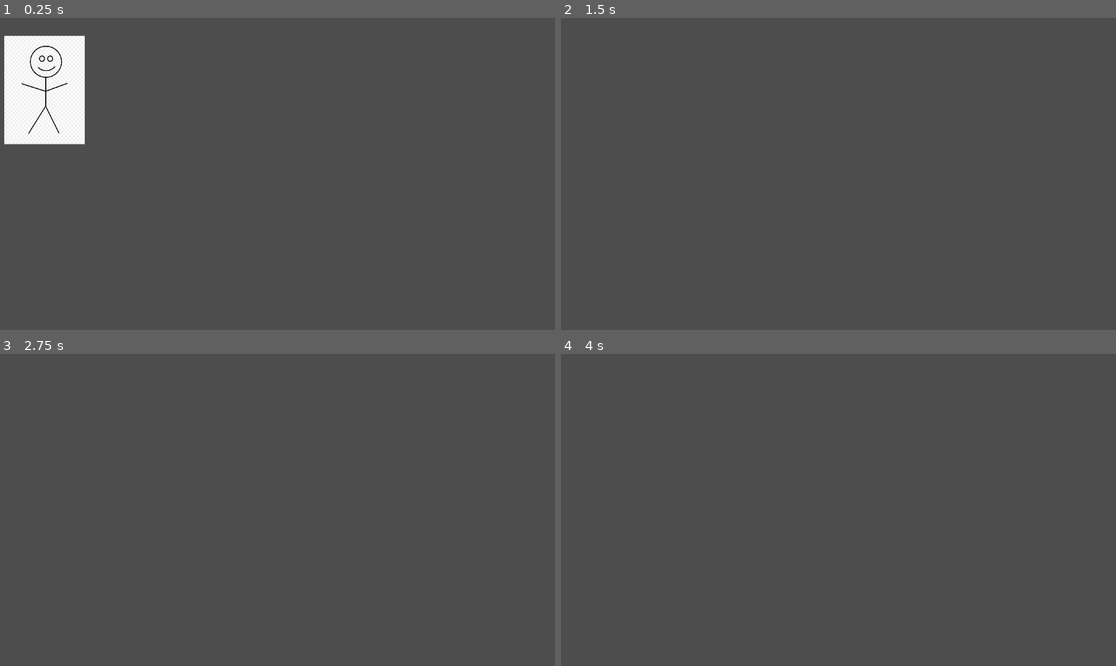
Above: before the commit, frames 1-4 (two rows, left to right).
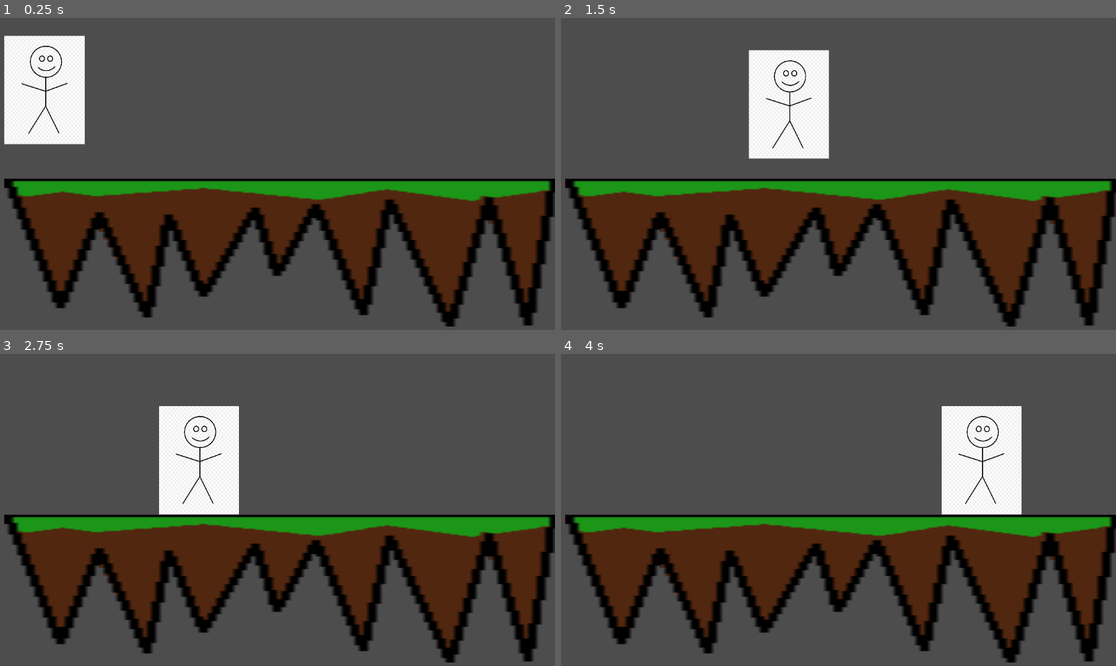
Above: after the commit, the same moments.

Repository: Iemonaide/fightinggame
Game: Godot game, scene res://scenes/game.tscn
Two runs of this game, one before a commit and one after it. Both use one fixed random seed, a clock stepped at 60 frames per second and the inputs below.
Inputs:
- Up to frame 1 (0.25 s): no input
- Up to frame 2 (1.5 s): hold D (right) from 0.53 s (still down); tap Space (jump) at 0.77 s
- Up to frame 3 (2.75 s): tap Space (jump) at 1.52 s; release D (right) at 2.03 s; hold A (left) from 2.03 s (still down)
- Up to frame 4 (4 s): release A (left) at 2.78 s; hold D (right) from 2.78 s (still down); tap Space (jump) at 3.02, 3.77 s

The runs differ from the first frame. In frame 1, 29% of the frame differs, in the area x 0-100%, y 51-99%; in frame 2, 34%, in the area x 0-100%, y 10-99%; in frame 3, 34%; in frame 4, 34%.

Commit message:
tempform!
its in main now

Diff:
--- a/fightinggame/scenes/game.tscn
+++ b/fightinggame/scenes/game.tscn
@@ -1,7 +1,11 @@
-[gd_scene load_steps=2 format=3 uid="uid://cctvitcnrt3e4"]
+[gd_scene load_steps=3 format=3 uid="uid://cctvitcnrt3e4"]
 
 [ext_resource type="PackedScene" uid="uid://dh72t1hp32wo7" path="res://scenes/character_body_2d.tscn" id="1_uwrxv"]
+[ext_resource type="PackedScene" uid="uid://cf2xr2pt1g2k8" path="res://scenes/tempplatform.tscn" id="2_yqjtg"]
 
 [node name="Game" type="Node2D"]
 
 [node name="temporaryfella" parent="." instance=ExtResource("1_uwrxv")]
+
+[node name="tempplatform" parent="." instance=ExtResource("2_yqjtg")]
+position = Vector2(6, 334)
--- a/fightinggame/scenes/tempplatform.tscn
+++ b/fightinggame/scenes/tempplatform.tscn
@@ -1,11 +1,17 @@
-[gd_scene load_steps=2 format=3 uid="uid://cf2xr2pt1g2k8"]
+[gd_scene load_steps=3 format=3 uid="uid://cf2xr2pt1g2k8"]
+
+[ext_resource type="Texture2D" uid="uid://0dw2sbon0udc" path="res://assets/tempform.png" id="1_g6g8p"]
 
 [sub_resource type="RectangleShape2D" id="RectangleShape2D_d0450"]
 size = Vector2(1154.5, 306)
 
 [node name="tempplatform" type="RigidBody2D"]
+gravity_scale = 0.0
 
 [node name="Sprite2D" type="Sprite2D" parent="."]
+position = Vector2(578, 153.5)
+scale = Vector2(8.98438, 2.39844)
+texture = ExtResource("1_g6g8p")
 
 [node name="CollisionShape2D" type="CollisionShape2D" parent="."]
 position = Vector2(575, 152)
